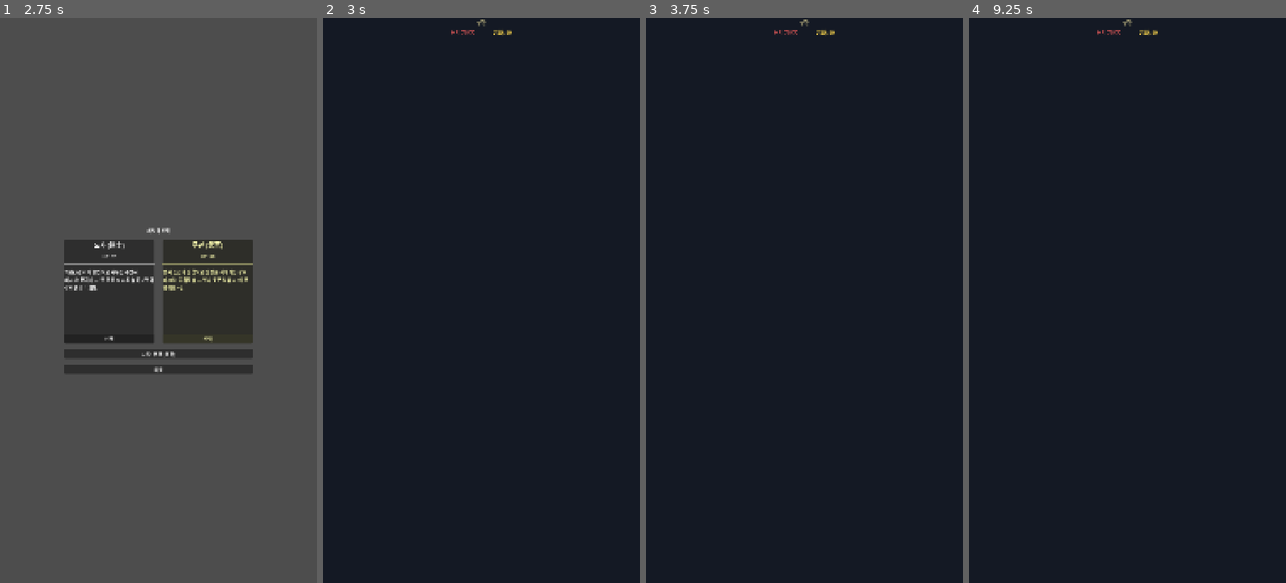
Above: before the commit, frames 1-4 (left to right).
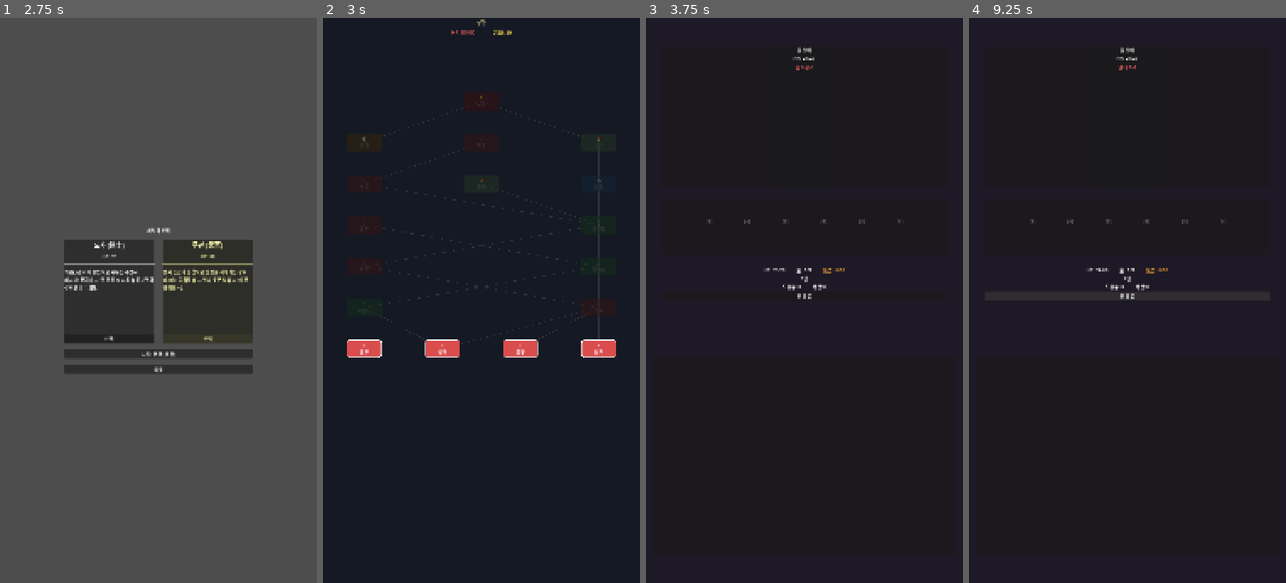
Above: after the commit, the same moments.

Repository: dongmin1213/Sijojeon
Game: Godot game, scene res://scenes/title/title_screen.tscn
The game is run twice, just before and just after one commit, with the same random seed, the same clock (stepped at 60 frames per second) and the same inputs.
Inputs (mouse positions are in pixels of both pictures, inside the frame that each line leads up to):
- Up to frame 1 (2.75 s): click "새 게임" at 0.5 s; click "선택" at 1.25 s; click "선택" at 2 s
- Up to frame 2 (3 s): click "시작: 무관 (武官)" at 2.75 s
- Up to frame 3 (3.75 s): click (687, 351) at 3.5 s, where only the run after the commit has a clickable "⚔ 전투"
- Up to frame 4 (9.25 s): tap Enter at 4.25, 5.75, 7.25 s; move the mouse to (1197, 272) at 4.27 s; click (1197, 272) at 4.42 s; tap Space at 5, 6.5, 8 s; drag from (1064, 328) to (1111, 413) at 5.02 s; move the mouse to (1159, 176) at 5.77 s; click (1159, 176) at 5.92 s; drag from (1111, 413) to (1032, 215) at 6.52 s; move the mouse to (1222, 385) at 7.27 s; click (1222, 385) at 7.42 s; drag from (1032, 215) to (1079, 159) at 8.02 s; move the mouse to (1143, 300) at 8.77 s; click (1143, 300) at 8.92 s

Frame 1 is identical in both runs. In frame 2, 2.2% of the frame differs, in the area x 7-93%, y 2-61%; in frame 3, 0.5%; in frame 4, 1.8%.
Error in both runs: Trying to return an array of type "Array" where expected return type is "Array[String]". (res://scripts/autoload/data_loader.gd:149)

Commit message:
Fix game unplayable after character select (Godot 4.6 compat)
- run_map.gd: fix type inference parse error with `:=` on `in`/`and` expression
- card_ui.gd: fix type inference parse error for drag delta Vector2
- map_data.gd: fix shared array/dict defaults in inner classes via _init()
- Add missing event and rest scenes so all map node types are playable

Co-Authored-By: Paperclip <noreply@paperclip.ing>

Diff:
--- /dev/null
+++ b/scenes/event/event.gd
@@ -0,0 +1,82 @@
+extends Control
+
+## 랜덤 이벤트 씬 (임시 구현).
+
+@onready var title_label: Label = $VBoxContainer/TitleLabel
+@onready var description_label: Label = $VBoxContainer/DescriptionLabel
+@onready var choice_container: VBoxContainer = $VBoxContainer/ChoiceContainer
+
+var _event_data: Dictionary = {}
+
+
+func _ready() -> void:
+	_load_random_event()
+	_build_ui()
+
+
+func _load_random_event() -> void:
+	var file := FileAccess.open("res://data/events/act1_events.json", FileAccess.READ)
+	if file == null:
+		_event_data = {"title": "알 수 없는 사건", "description": "아무 일도 일어나지 않았다.", "choices": []}
+		return
+	var json := JSON.new()
+	var err := json.parse(file.get_as_text())
+	file.close()
+	if err != OK or not (json.data is Dictionary):
+		_event_data = {"title": "알 수 없는 사건", "description": "아무 일도 일어나지 않았다.", "choices": []}
+		return
+
+	var events: Array = json.data.get("events", [])
+	if events.is_empty():
+		_event_data = {"title": "알 수 없는 사건", "description": "아무 일도 일어나지 않았다.", "choices": []}
+		return
+
+	_event_data = events[randi() % events.size()]
+
+
+func _build_ui() -> void:
+	var name_data = _event_data.get("name", _event_data.get("title", "사건"))
+	if name_data is Dictionary:
+		title_label.text = name_data.get("ko", "사건")
+	else:
+		title_label.text = str(name_data)
+
+	var desc_data = _event_data.get("description", "")
+	if desc_data is Dictionary:
+		description_label.text = desc_data.get("ko", "")
+	else:
+		description_label.text = str(desc_data)
+
+	var choices: Array = _event_data.get("choices", [])
+	if choices.is_empty():
+		var btn := Button.new()
+		btn.text = "돌아가기"
+		btn.pressed.connect(_return_to_map)
+		choice_container.add_child(btn)
+	else:
+		for choice in choices:
+			var btn := Button.new()
+			var choice_text = choice.get("text", choice.get("label", "선택"))
+			if choice_text is Dictionary:
+				btn.text = choice_text.get("ko", "선택")
+			else:
+				btn.text = str(choice_text)
+			btn.pressed.connect(_on_choice_selected.bind(choice))
+			choice_container.add_child(btn)
+
+
+func _on_choice_selected(choice: Dictionary) -> void:
+	var effects: Dictionary = choice.get("effects", {})
+	if GameManager.run_data:
+		var hp_change: int = effects.get("hp", 0)
+		var gold_change: int = effects.get("gold", 0)
+		GameManager.run_data.current_hp = clampi(
+			GameManager.run_data.current_hp + hp_change, 0, GameManager.run_data.max_hp
+		)
+		GameManager.run_data.gold += gold_change
+	_return_to_map()
+
+
+func _return_to_map() -> void:
+	GameManager.save_current_run()
+	GameManager.change_state(GameManager.GameState.MAP)
--- /dev/null
+++ b/scenes/event/event.tscn
@@ -0,0 +1,51 @@
+[gd_scene load_steps=2 format=3 uid="uid://event_scene"]
+
+[ext_resource type="Script" path="res://scenes/event/event.gd" id="1"]
+
+[node name="Event" type="Control"]
+layout_mode = 3
+anchors_preset = 15
+anchor_right = 1.0
+anchor_bottom = 1.0
+grow_horizontal = 2
+grow_vertical = 2
+script = ExtResource("1")
+
+[node name="Background" type="ColorRect" parent="."]
+layout_mode = 1
+anchors_preset = 15
+anchor_right = 1.0
+anchor_bottom = 1.0
+grow_horizontal = 2
+grow_vertical = 2
+color = Color(0.08, 0.12, 0.1, 1)
+
+[node name="VBoxContainer" type="VBoxContainer" parent="."]
+layout_mode = 1
+anchors_preset = -1
+anchor_left = 0.1
+anchor_top = 0.1
+anchor_right = 0.9
+anchor_bottom = 0.9
+grow_horizontal = 2
+grow_vertical = 2
+theme_override_constants/separation = 30
+alignment = 1
+
+[node name="TitleLabel" type="Label" parent="VBoxContainer"]
+layout_mode = 2
+text = "이벤트"
+horizontal_alignment = 1
+theme_override_font_sizes/font_size = 32
+theme_override_colors/font_color = Color(0.3, 0.85, 0.4, 1)
+
+[node name="DescriptionLabel" type="Label" parent="VBoxContainer"]
+layout_mode = 2
+text = ""
+horizontal_alignment = 1
+autowrap_mode = 3
+theme_override_font_sizes/font_size = 18
+
+[node name="ChoiceContainer" type="VBoxContainer" parent="VBoxContainer"]
+layout_mode = 2
+theme_override_constants/separation = 15
--- a/scenes/map/run_map.gd
+++ b/scenes/map/run_map.gd
@@ -136,7 +136,7 @@
 				continue
 			var to_pos: Vector2 = _node_positions[conn_id]
 
-			var is_visited_path := nid in visited and conn_id in visited
+			var is_visited_path: bool = (nid in visited) and (conn_id in visited)
 			var color: Color
 			var width: float
 			if is_visited_path:
--- /dev/null
+++ b/scenes/rest/rest.gd
@@ -0,0 +1,47 @@
+extends Control
+
+## 휴식 씬: HP 회복 또는 카드 제거 선택.
+
+@onready var title_label: Label = $VBoxContainer/TitleLabel
+@onready var hp_label: Label = $VBoxContainer/HPLabel
+@onready var rest_button: Button = $VBoxContainer/RestButton
+@onready var remove_button: Button = $VBoxContainer/RemoveButton
+
+const HEAL_PERCENT := 0.3
+
+
+func _ready() -> void:
+	_update_hp_display()
+	rest_button.pressed.connect(_on_rest)
+	remove_button.pressed.connect(_on_remove_card)
+
+	if GameManager.run_data == null or GameManager.run_data.deck.is_empty():
+		remove_button.disabled = true
+
+
+func _update_hp_display() -> void:
+	if GameManager.run_data:
+		var rd := GameManager.run_data
+		hp_label.text = "HP: %d/%d" % [rd.current_hp, rd.max_hp]
+
+
+func _on_rest() -> void:
+	if GameManager.run_data:
+		var rd := GameManager.run_data
+		var heal_amount: int = int(rd.max_hp * HEAL_PERCENT)
+		rd.current_hp = mini(rd.current_hp + heal_amount, rd.max_hp)
+	_return_to_map()
+
+
+func _on_remove_card() -> void:
+	if GameManager.run_data and not GameManager.run_data.deck.is_empty():
+		var deck := GameManager.run_data.deck
+		var idx: int = randi() % deck.size()
+		deck.remove_at(idx)
+		GameManager.run_data.card_removals_count += 1
+	_return_to_map()
+
+
+func _return_to_map() -> void:
+	GameManager.save_current_run()
+	GameManager.change_state(GameManager.GameState.MAP)
--- /dev/null
+++ b/scenes/rest/rest.tscn
@@ -0,0 +1,56 @@
+[gd_scene load_steps=2 format=3 uid="uid://rest_scene"]
+
+[ext_resource type="Script" path="res://scenes/rest/rest.gd" id="1"]
+
+[node name="Rest" type="Control"]
+layout_mode = 3
+anchors_preset = 15
+anchor_right = 1.0
+anchor_bottom = 1.0
+grow_horizontal = 2
+grow_vertical = 2
+script = ExtResource("1")
+
+[node name="Background" type="ColorRect" parent="."]
+layout_mode = 1
+anchors_preset = 15
+anchor_right = 1.0
+anchor_bottom = 1.0
+grow_horizontal = 2
+grow_vertical = 2
+color = Color(0.1, 0.08, 0.06, 1)
+
+[node name="VBoxContainer" type="VBoxContainer" parent="."]
+layout_mode = 1
+anchors_preset = -1
+anchor_left = 0.1
+anchor_top = 0.2
+anchor_right = 0.9
+anchor_bottom = 0.8
+grow_horizontal = 2
+grow_vertical = 2
+theme_override_constants/separation = 30
+alignment = 1
+
+[node name="TitleLabel" type="Label" parent="VBoxContainer"]
+layout_mode = 2
+text = "휴식"
+horizontal_alignment = 1
+theme_override_font_sizes/font_size = 36
+theme_override_colors/font_color = Color(0.6, 0.85, 0.6, 1)
+
+[node name="HPLabel" type="Label" parent="VBoxContainer"]
+layout_mode = 2
+text = "HP: --/--"
+horizontal_alignment = 1
+theme_override_font_sizes/font_size = 22
+
+[node name="RestButton" type="Button" parent="VBoxContainer"]
+layout_mode = 2
+text = "휴식 (HP 30% 회복)"
+theme_override_font_sizes/font_size = 20
+
+[node name="RemoveButton" type="Button" parent="VBoxContainer"]
+layout_mode = 2
+text = "카드 제거 (랜덤 1장)"
+theme_override_font_sizes/font_size = 20
--- a/scenes/ui/card_ui.gd
+++ b/scenes/ui/card_ui.gd
@@ -221,9 +221,11 @@
 					# 드래그 아님 → 클릭으로 처리
 					card_clicked.emit(hand_index)
 
-	elif event is InputEventMouseMotion and event.button_mask & MOUSE_BUTTON_MASK_LEFT:
+	elif event is InputEventMouseMotion:
+		if not (event.button_mask & MOUSE_BUTTON_MASK_LEFT):
+			return
 		if is_playable and not is_dragging:
-			var delta := event.global_position - drag_start_pos
+			var delta: Vector2 = event.global_position - drag_start_pos
 			if delta.length() > DRAG_THRESHOLD:
 				_start_drag()
 		if is_dragging:
--- a/scripts/data/map_data.gd
+++ b/scripts/data/map_data.gd
@@ -19,8 +19,11 @@
 	var row: int                      # 행 (0 = 시작, 마지막 = 보스)
 	var column: int                   # 열 위치 (같은 행 내 순서)
 	var type: NodeType                # 노드 종류
-	var connections: Array[int] = []  # 다음 행으로 연결되는 노드 ID 목록
+	var connections: Array[int]       # 다음 행으로 연결되는 노드 ID 목록
 	var encounter_id: String = ""     # 적/이벤트 등 구체적 데이터 ID
+
+	func _init() -> void:
+		connections = []
 
 	func to_dict() -> Dictionary:
 		return {
@@ -48,8 +51,12 @@
 	var act: int = 1
 	var seed_value: int = 0
 	var total_rows: int = 0           # 보스 행 포함
-	var nodes: Dictionary = {}        # id → MapNode
-	var rows: Array = []              # row_index → Array[int] (노드 ID 배열)
+	var nodes: Dictionary             # id → MapNode
+	var rows: Array                   # row_index → Array[int] (노드 ID 배열)
+
+	func _init() -> void:
+		nodes = {}
+		rows = []
 
 	func get_node(node_id: int) -> MapNode:
 		return nodes.get(node_id)
